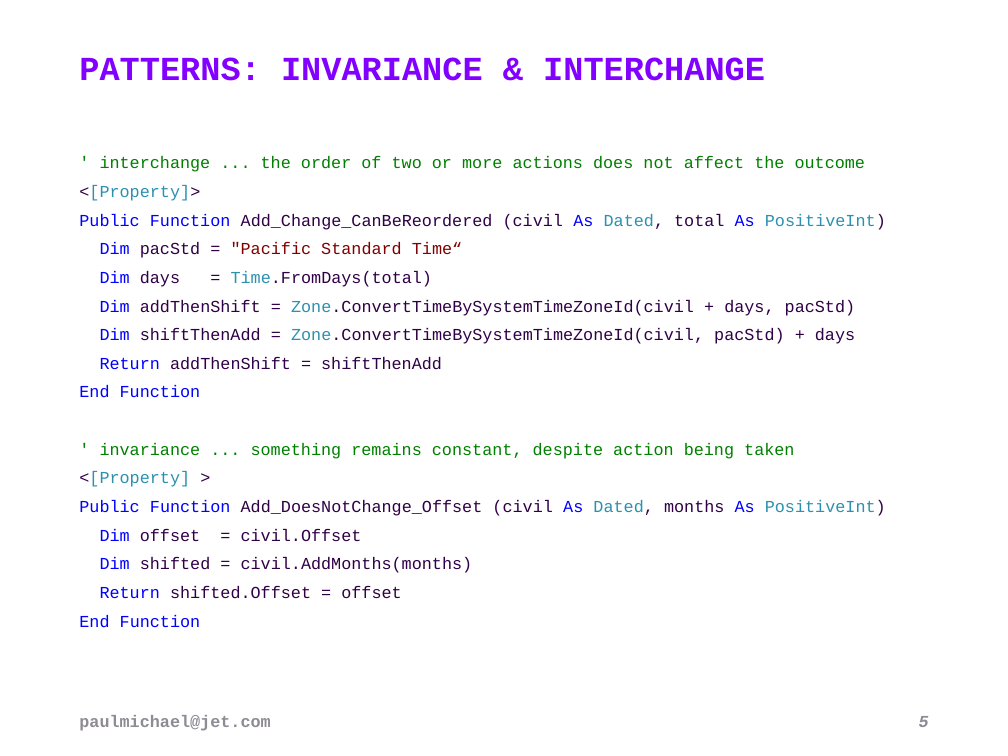
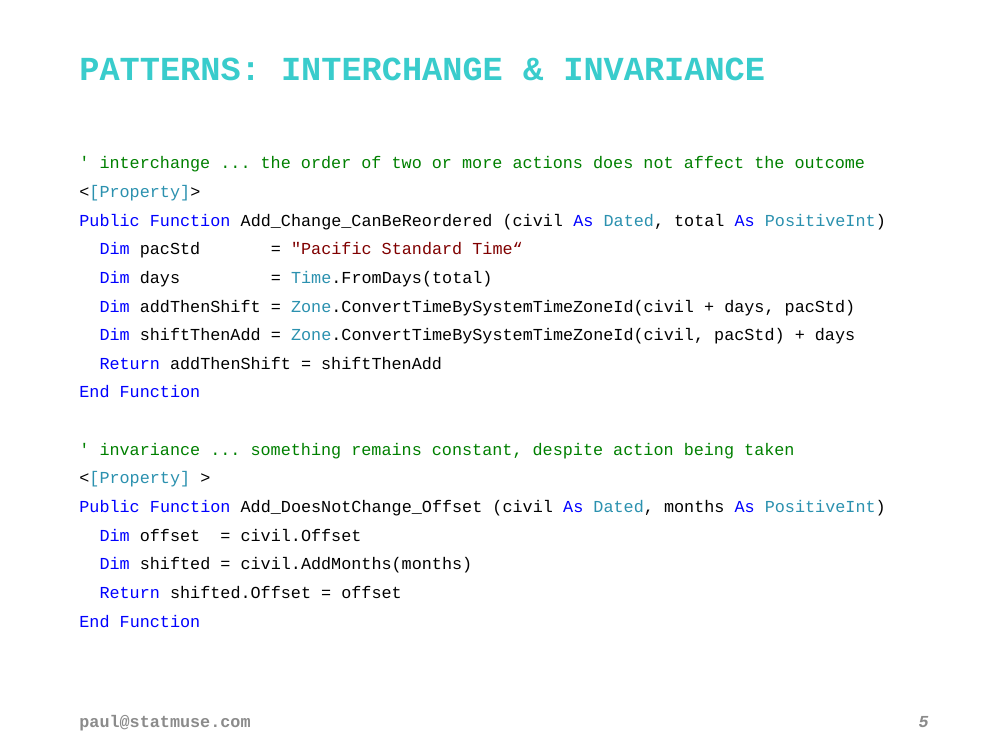
Before and after one commit to pblasucci/quickpbt, a slide deck: slide 5 of quickpbt.pptx. Drawn at 1008x756 pixels with LibreOffice and Linux fonts; fonts in the diff are those of the drawing; background and template pictures are left out. Boxes give left, top, right and bottom in pixels: in the first picture for what was removed or moved away, otherwise in the second. Text is boxed around its words. In the diff, an @@ line names an element or a change of style, - is before the commit and + after.

Commit message:
updated slide deck (statmuse); added pdf version of presentation

```diff
--- a/quickpbt.pptx
+++ b/quickpbt.pptx
@@ title at bbox=[79, 57, 765, 81]: text changed; text colour #8200FF to #39CCCC @@
-PATTERNS: INVARIANCE & INTERCHANGE
+PATTERNS: INTERCHANGE & INVARIANCE
@@ text at bbox=[79, 185, 886, 599]: text colour #300047 to #000000 in "<[Property]>", "Add_Change_CanBeReordered (civil Dated, total PositiveInt)", "pacStd =", "days = Time.FromDays(total)" and 8 more places @@
@@ text at bbox=[79, 715, 250, 731]: text changed; text colour #8F8C95 to #8C8C8C @@
-paulmichael@jet.com
+paul@statmuse.com
```
Also in this commit, not shown: 22 other slides changed, 1 other file.
